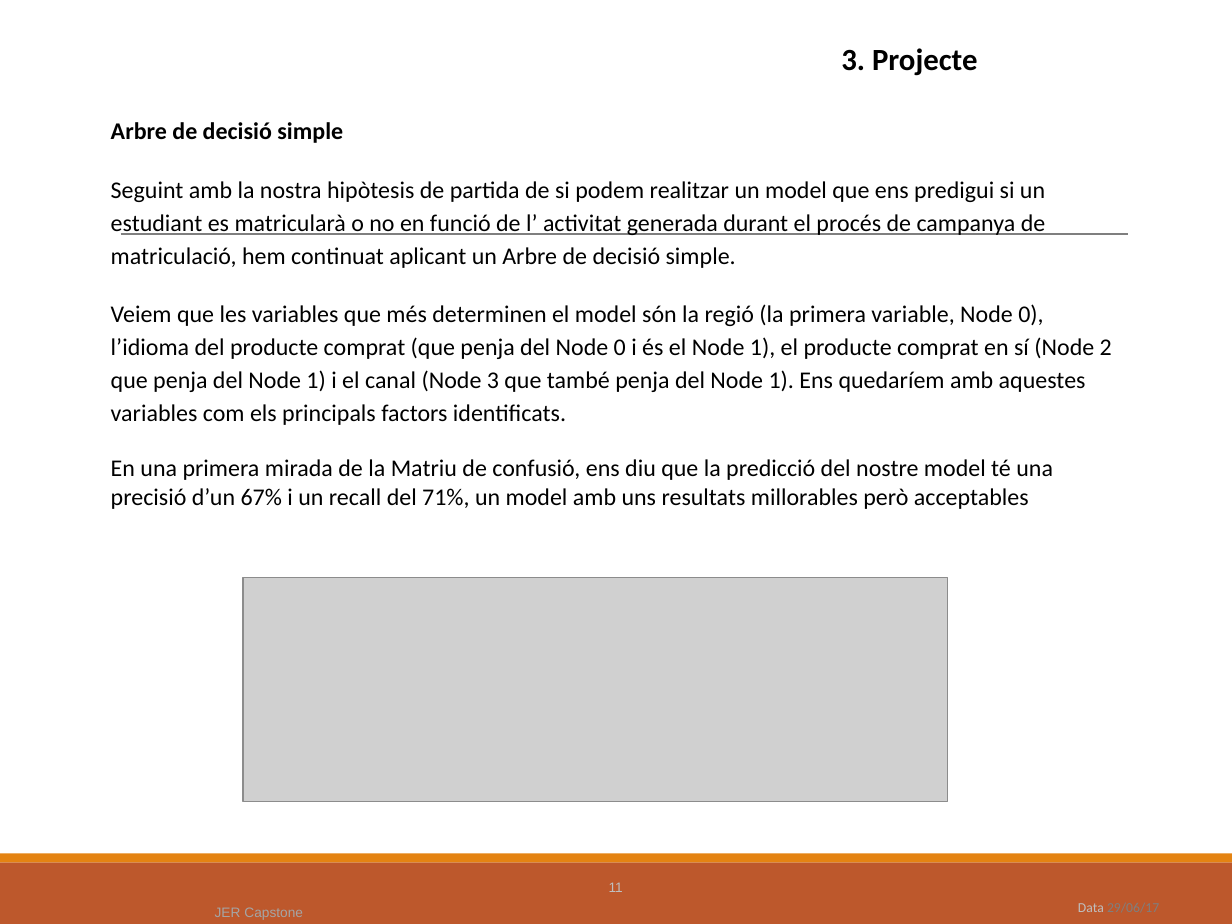
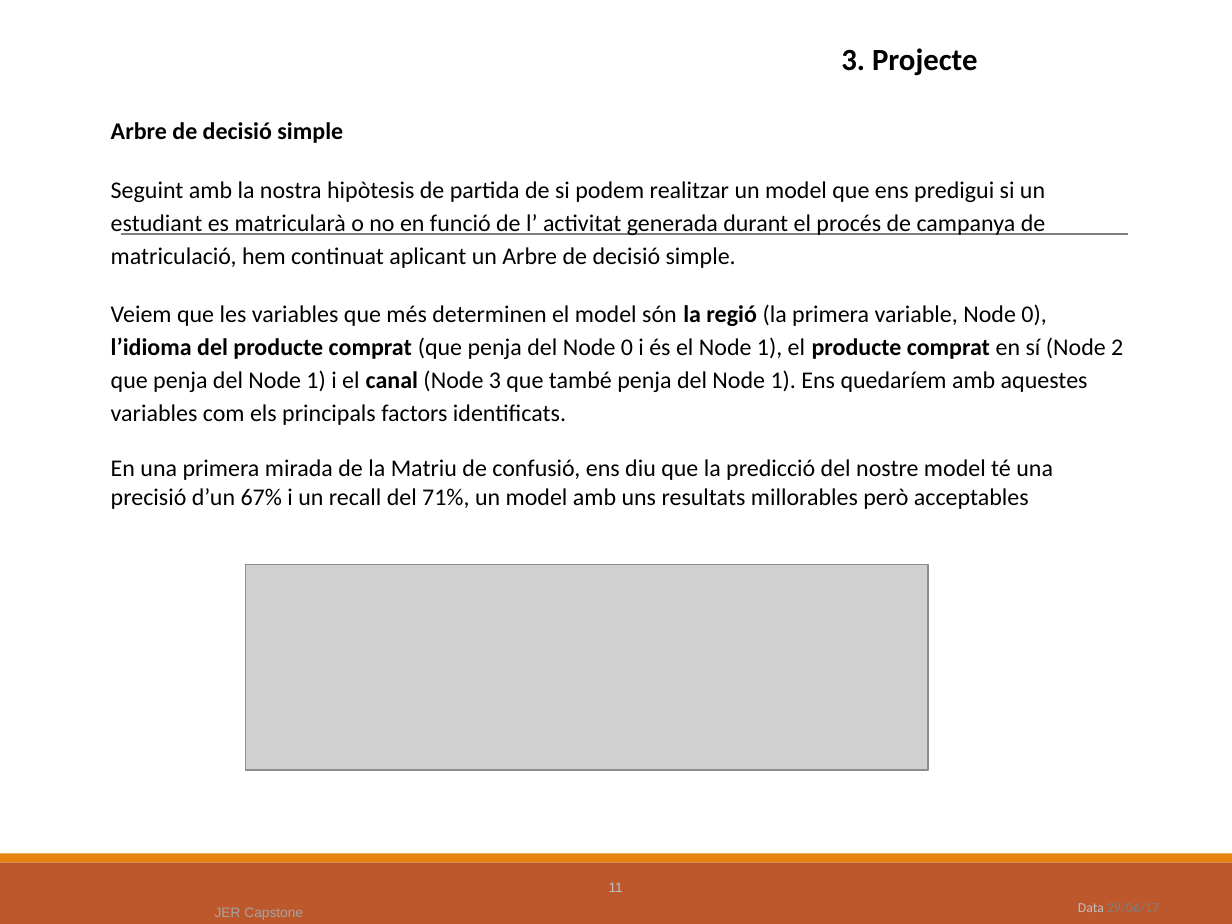
Before and after one commit to jercapstone/UBCapstonePG, a slide deck: slide 11 of JER_Capstone.pptx. Drawn at 1232x924 pixels with LibreOffice and Linux fonts; fonts in the diff are those of the drawing; grey boxes stand for pictures; background and template pictures are left out. Boxes give left, top, right and bottom in pixels: in the first picture for what was removed or moved away, otherwise in the second. Text is boxed around its words. In the diff, an @@ line names an element or a change of style, - is before the commit and + after.

```diff
--- a/JER_Capstone.pptx
+++ b/JER_Capstone.pptx
@@ text at box(111, 304, 1123, 425): bold on in "la regió l’idioma del producte comprat producte ..." @@
@@ picture: place and size @@
-picture at box(243, 578, 947, 802)
+picture at box(245, 564, 928, 770)
```
Also in this commit, not shown: 3 other slides changed.
